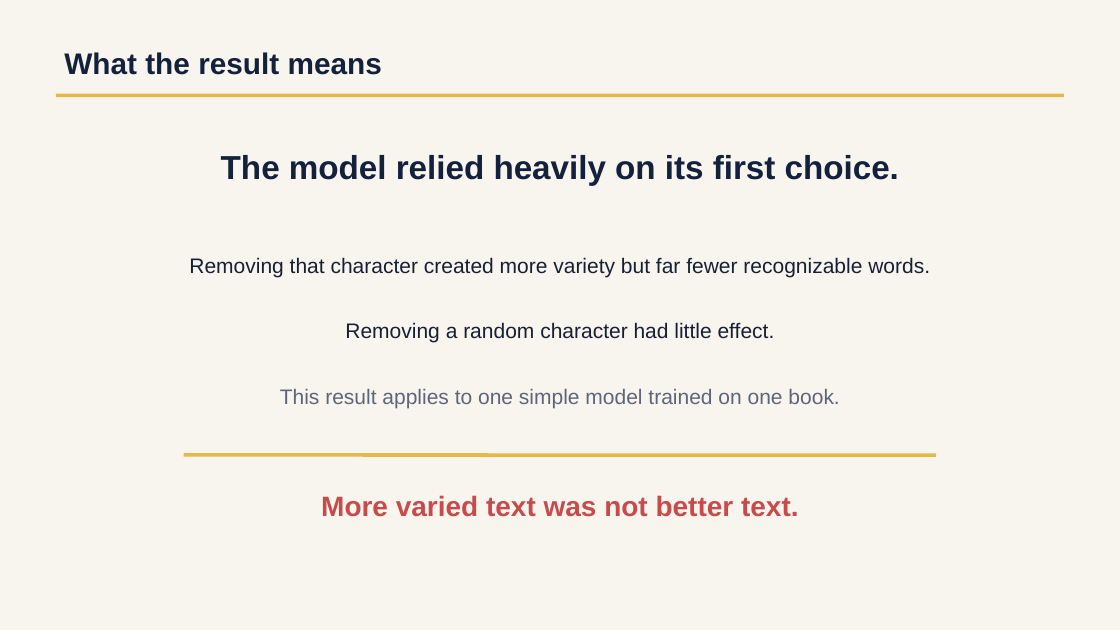
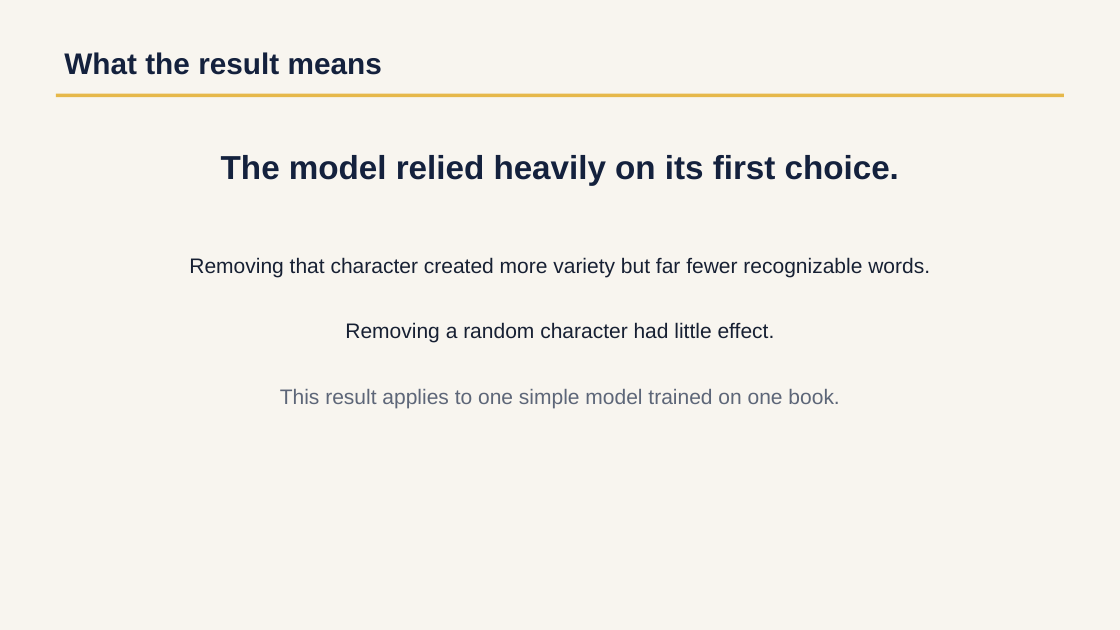
Before and after one commit to markkamuya/nano-capstone-character-suppression, a slide deck: slide 6 of deliverables/Nano_Capstone_Video_Deck.pptx. Drawn at 1120x630 pixels with LibreOffice and Linux fonts; fonts in the diff are those of the drawing. Boxes give left, top, right and bottom in pixels: in the first picture for what was removed or moved away, otherwise in the second. Text is boxed around its words. In the diff, an @@ line names an element or a change of style, - is before the commit and + after.

Commit message:
Remove redundant conclusion from video deck

```diff
--- a/deliverables/Nano_Capstone_Video_Deck.pptx
+++ b/deliverables/Nano_Capstone_Video_Deck.pptx
@@ line removed from (184, 455) to (937, 455) @@
@@ text removed at <box>321,495,799,517</box> @@
-More varied text was not better text.
```
Also in this commit, not shown: 1 other file.
